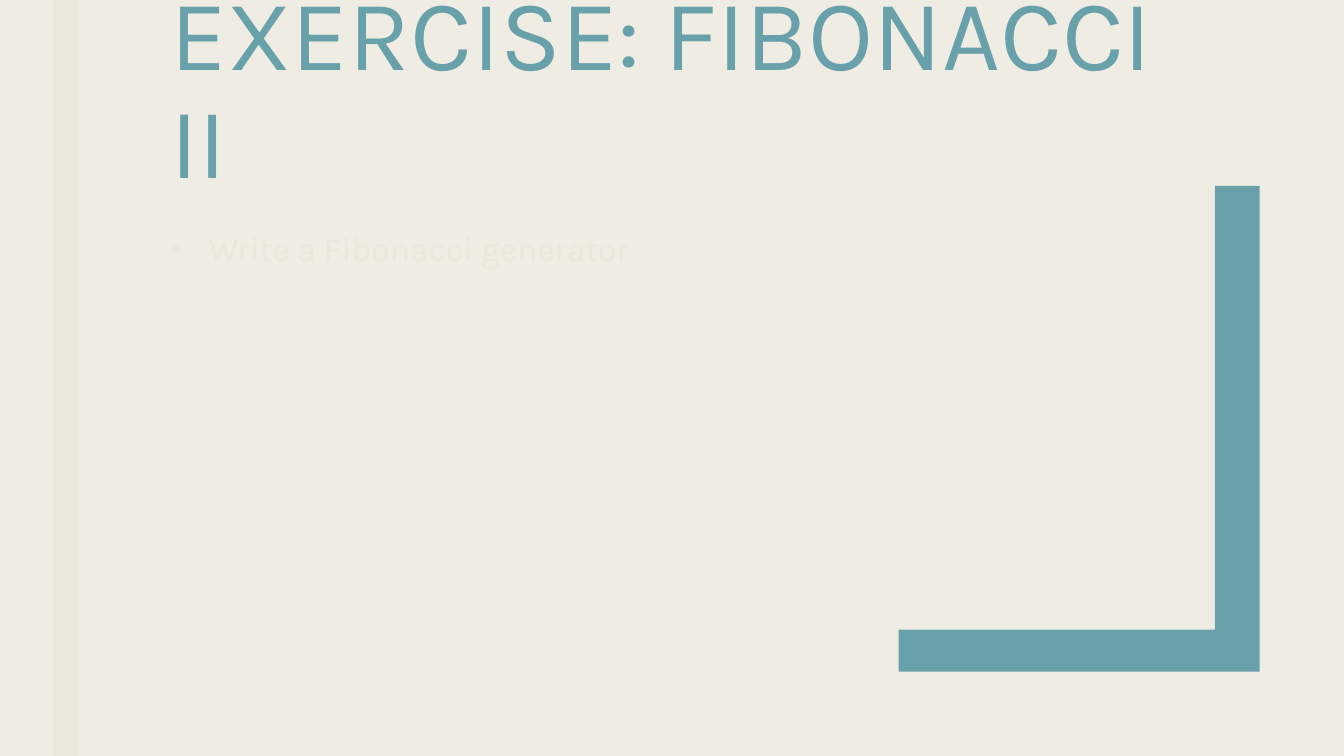
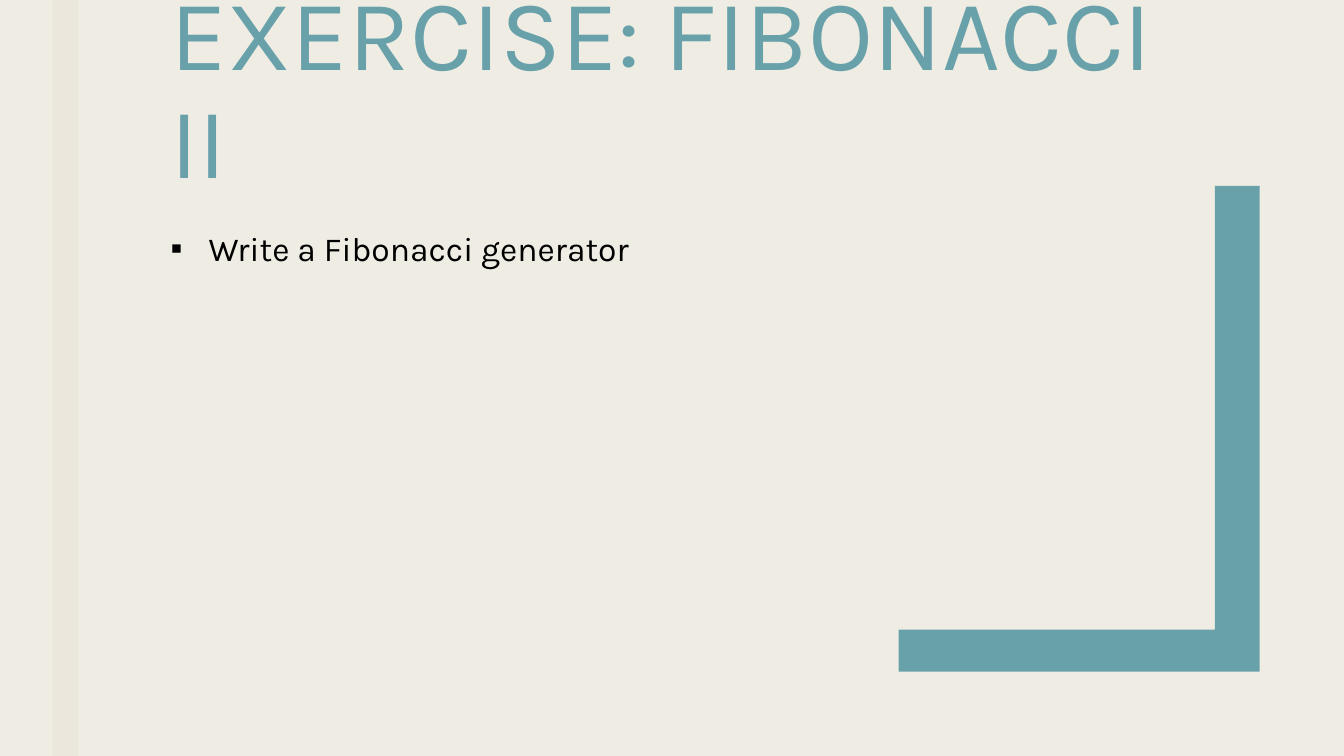
Before and after one commit to manuelhuber/typescript, a slide deck: slide 37 of Typescript.pptx (slide 35 before the commit). Drawn at 1344x756 pixels with LibreOffice and Linux fonts; fonts in the diff are those of the drawing. Boxes give left, top, right and bottom in pixels: in the first picture for what was removed or moved away, otherwise in the second. Text is boxed around its words. In the diff, an @@ line names an element or a change of style, - is before the commit and + after.

```diff
--- a/Typescript.pptx
+++ b/Typescript.pptx
@@ text added at box(209, 238, 628, 270), 24 pt, text #000000 @@
+▪ Write a Fibonacci generator
```
Also in this commit, not shown: 3 other slides changed, 3 slides added.
